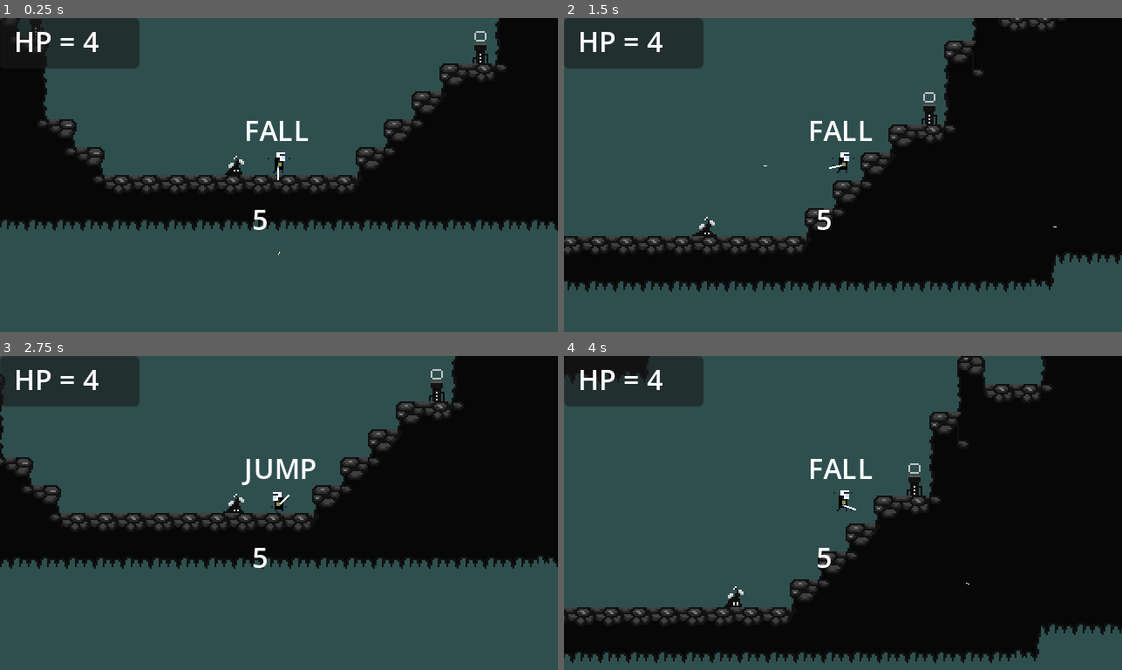
Above: before the commit, frames 1-4 (two rows, left to right).
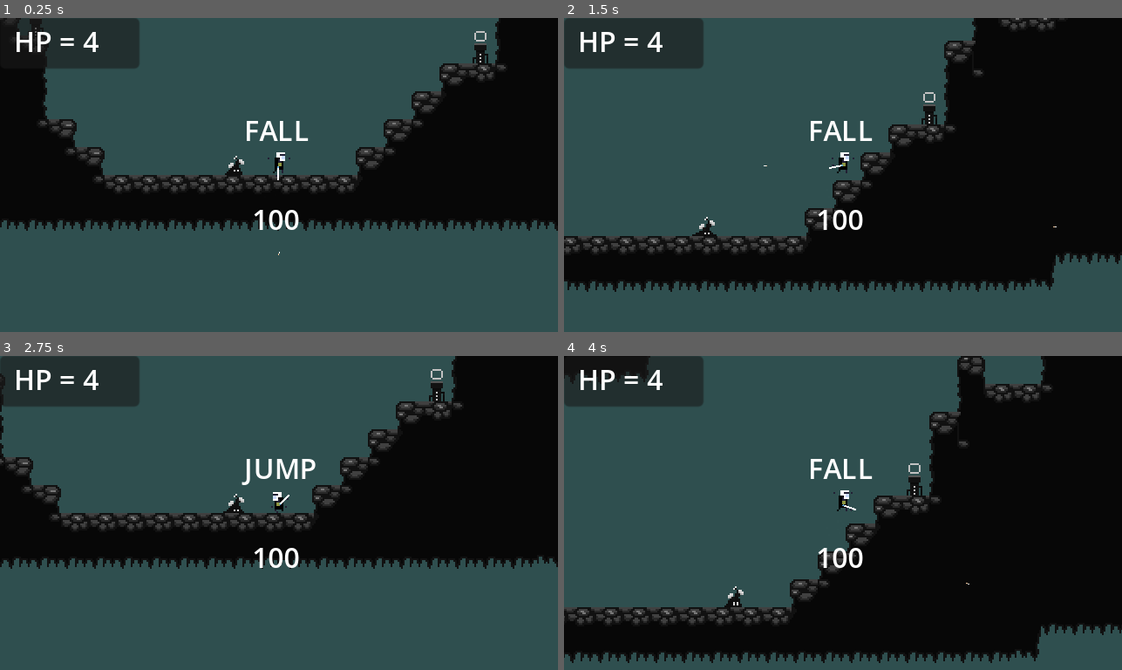
Above: after the commit, the same moments.

Repository: jsonify/Platform
Game: Godot game, scene res://World/world.tscn
The game is run twice, just before and just after one commit, with the same random seed, the same clock (stepped at 60 frames per second) and the same inputs.
Inputs (mouse positions are in pixels of both pictures, inside the frame that each line leads up to):
- Up to frame 1 (0.25 s): no input
- Up to frame 2 (1.5 s): move the mouse to (965, 159) at 0.52 s; hold Right (right) from 0.53 s (still down); click (965, 159) at 0.6 s; tap Space (jump) at 0.77 s; move the mouse to (731, 190) at 1.27 s; click (731, 190) at 1.35 s
- Up to frame 3 (2.75 s): tap Space (jump) at 1.52 s; move the mouse to (334, 443) at 2.02 s; release Right (right) at 2.03 s; hold Left (left) from 2.03 s (still down); click (334, 443) at 2.1 s
- Up to frame 4 (4 s): move the mouse to (815, 575) at 2.77 s; release Left (left) at 2.78 s; hold Right (right) from 2.78 s (still down); click (815, 575) at 2.85 s; tap Space (jump) at 3.02, 3.77 s; move the mouse to (1010, 560) at 3.52 s; click (1010, 560) at 3.6 s

The runs differ from the first frame. In frame 1, 0.3% of the frame differs, in the area x 45-54%, y 61-68%; in frame 2, 0.3%; in frame 3, 0.3%; in frame 4, 0.3%.

Commit message:
trying to figure out UI player stats

Diff:
--- a/Player/player.gd
+++ b/Player/player.gd
@@ -29,17 +29,14 @@
 var state = states.FALL
 var direction := "right"
 var health
-var stats := PlayerStats
 
 var gravity = ProjectSettings.get_setting("physics/2d/default_gravity")
 
 
 func _ready():
 	SaveLoad.load_data()
-	stats.no_health.connect(player_die_2)
 	jetpack_enabled = SaveLoad.data["player"]["jetpack_enabled"]
-#	health = SaveLoad.data["player"]["max_health"]
-	print(stats.player_health)
+	health = SaveLoad.data["player"]["max_health"]
 
 
 func player_die_2():
@@ -205,7 +202,7 @@
 func debug_enabled(status):
 	debug_enabled_status = status
 	if debug_enabled_status == true:
-		state_label.text = states.keys()[state] + "\n\n " + str(stats.health)
+		state_label.text = states.keys()[state] + "\n\n " + str(health)
 
 
 func set_direction_right() -> void:
@@ -219,12 +216,13 @@
 #	$HitboxPosition.rotation_degrees = 180
 
 func take_damage(amount:int):
-	stats.health -= amount
+	health -= amount
+	pass
 
 func _on_timer_timeout():
 	set_modulate(Color(1,1,1,1))
 
 
-func _on_hurtbox_area_entered(area):
-	stats.health -= 1
-	print("from player's hurtbox")
+#func _on_hurtbox_area_entered(area):
+#	health -= 1
+#	print("from player's hurtbox")
--- a/Singleton/save_load.gd
+++ b/Singleton/save_load.gd
@@ -76,6 +76,9 @@
 func reset_data():
 	data = default_data.duplicate(true)
 
+func _process(delta):
+	if Input.is_action_just_pressed("save"):
+		save_data()
 
 func update_text():
 	pass
--- a/Utility/stats.gd
+++ b/Utility/stats.gd
@@ -3,19 +3,12 @@
 
 @export var max_health := 1
 @onready var health = max_health: set = set_health
-@onready var player_health = SaveLoad.data["player"]["health"]
 
 signal no_health
 
-func _ready():
-#	player_health = SaveLoad.load_player_health()
-	print(player_health)
 
 func set_health(value):
 	health = value
 	print(health)
 	if health <= 0:
 		emit_signal("no_health")
-
-func get_player_health():
-	player_health = SaveLoad.data["player"]["health"]
--- a/project.godot
+++ b/project.godot
@@ -19,7 +19,6 @@
 
 Events="*res://World/events.gd"
 SaveLoad="*res://Singleton/save_load.gd"
-PlayerStats="*res://Player/player_stats.tscn"
 
 [display]
 
@@ -59,6 +58,11 @@
 "events": [Object(InputEventMouseButton,"resource_local_to_scene":false,"resource_name":"","device":-1,"window_id":0,"a …(236 unchanged characters)…
 ]
 }
+save={
+"deadzone": 0.5,
+"events": [null, Object(InputEventKey,"resource_local_to_scene":false,"resource_name":"","device":0,"window_id":0,"alt_pressed":false,"shift_pressed":false,"ctrl_pressed":false,"meta_pressed":true,"pressed":false,"keycode":0,"physical_keycode":74,"key_label":0,"unicode":0,"echo":false,"script":null)
+]
+}
 
 [layer_names]
 
